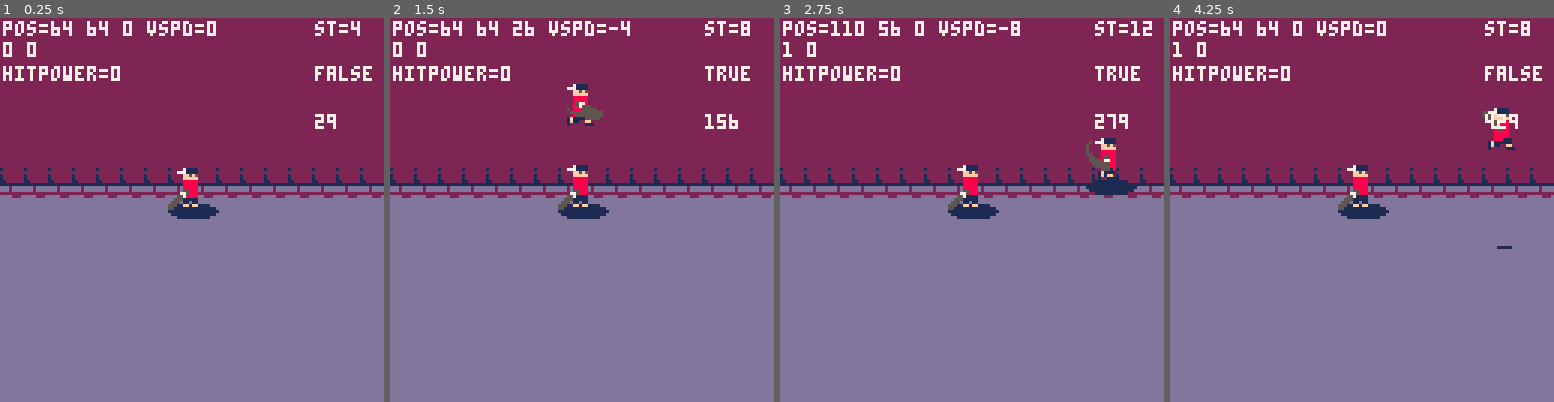
Above: before the commit, frames 1-4 (left to right).
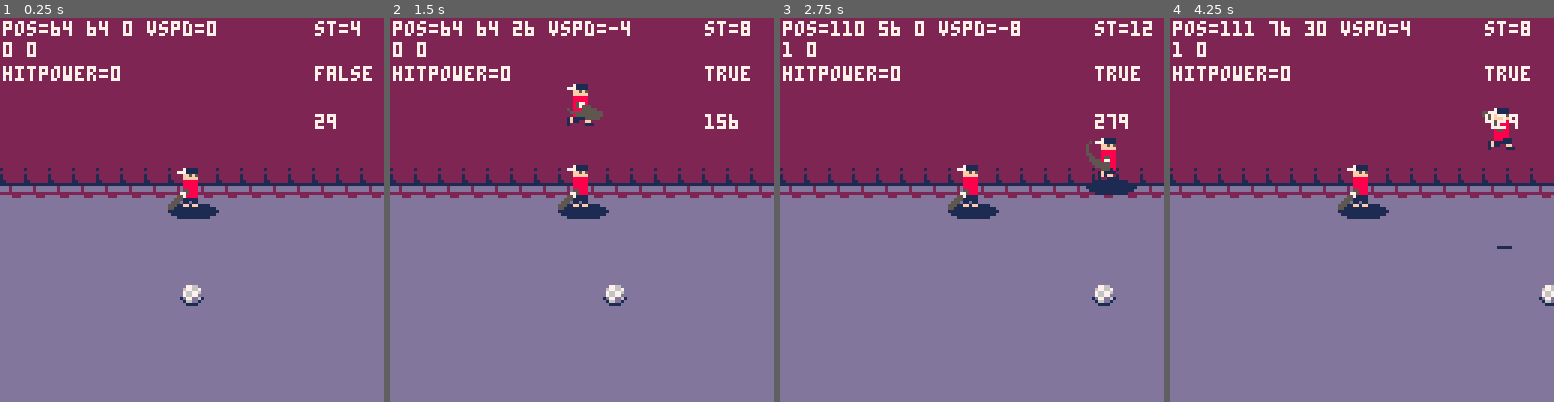
Above: after the commit, the same moments.

Repository: rodrigodmoreira/pico-8
Game: PICO-8 cartridge general/multilane_proto.p8
Two runs of this game, one before a commit and one after it. Both use one fixed random seed, a clock stepped at 60 frames per second and the inputs below.
Inputs:
- Up to frame 1 (0.25 s): no input
- Up to frame 2 (1.5 s): tap X (X key) at 0.33, 1.07 s; tap O (Z key) at 0.7 s
- Up to frame 3 (2.75 s): hold Right 1.6-2.1 s; tap O (Z key) at 1.7, 2.1, 2.5 s; tap X (X key) at 1.85 s; hold Up 2.15-2.42 s; hold Right from 2.47 s (still down)
- Up to frame 4 (4.25 s): tap O (Z key) every 0.4 s from 2.9 to 4.1 s; tap X (X key) at 2.97, 4.08 s; release Right at 3.03 s; hold Left 3.08-3.58 s; hold Down 3.63-3.97 s; hold Right from 4.02 s (still down)

The runs differ from the first frame. In frame 1, 0.2% of the frame differs, in the area x 46-54%, y 69-75%; in frame 2, 0.2%; in frame 3, 0.2%; in frame 4, 1.1%, in the area x 13-100%, y 0-75%.

Commit message:
Added flappy bird clone

Diff:
--- /dev/null
+++ b/general/flappy_bird.p8
@@ -0,0 +1,149 @@
+pico-8 cartridge // http://www.pico-8.com
+version 35
+__lua__
+-- init
+
+function _init()
+	init_game()
+	_draw = draw_game
+	_update = update_game
+end
+
+function init_game()
+	p = {
+		x = 24, y = 63,
+		vy = 0
+	}
+
+	points = 0
+
+	tbs = {
+		new_tb(128),
+		new_tb(128+64)
+	}
+end
+
+function new_tb(x)
+	return {
+		x=x,y=64+rnd(50)-25,
+		gap=30,counted=false
+	}
+end
+-->8
+-- draw
+
+function draw_game()
+	cls(12)
+
+	-- player
+	spr(1 + 6*time()%2, p.x,p.y)
+
+	-- tubes
+	for tb in all(tbs) do
+		draw_tb(tb)
+	end
+
+	-- points
+	print(
+		"◆"..points,
+		2,2, 1)
+end
+
+function draw_tb(tb)
+	-- upside
+		uy = tb.y-4 -tb.gap/2
+		spr(3,
+						tb.x,uy,
+						1,1, -- width/height
+						false,true) -- flip x/y
+		for i=1,12 do
+			spr(4,
+							tb.x,uy-8*i)
+		end
+
+		-- downside
+		dy = tb.y+4 +tb.gap/2
+		spr(3,
+						tb.x,dy)
+		for i=1,12 do
+			spr(4,
+							tb.x,dy+8*i)
+		end
+end
+
+-->8
+-- update
+
+function update_game()
+	p_update()
+
+	for tb in all(tbs) do
+			tb_update(tb)
+
+			if tb_close2player(tb, 2) then
+				if not tb_player_in_gap(tb,2) then
+					init_game()
+				elseif not tb.counted then
+					points += 1
+					tb.counted = true
+				end
+			end
+	end
+end
+
+function p_update()
+	-- jump
+	if btnp(❎)
+				or btnp(🅾️)
+				or btnp(⬆️) then
+		p.vy = -2.5
+		sfx(1)
+	end
+
+	-- gravity
+	p.vy += 0.15
+
+	-- update vertical pos
+	p.y += p.vy
+
+	-- limit height
+	p.y = min(max(0,p.y),127-8)
+end
+
+function tb_update(tb)
+	tb.x -= 2
+
+	if tb.x <= 0 - 8 then
+		tb.x = 128
+		tb.y = 64 + rnd(50) -25
+		tb.counted = false
+	end
+end
+
+function tb_close2player(tb, tolerance)
+	local p_lside = p.x
+	local p_rside = p.x+8
+
+	return p_lside <= tb.x+8 -tolerance
+				and p_rside >= tb.x +tolerance
+end
+
+function tb_player_in_gap(tb, tolerance)
+	local p_uside = p.y
+	local p_dside = p.y+8
+
+	return p_uside >= tb.y-tb.gap/2 -tolerance
+				and p_dside <= tb.y+tb.gap/2 +tolerance
+end
+__gfx__
+000000000000000000000000aaaaaaaa0abbbbb00000000000000000000000000000000000000000000000000000000000000000000000000000000000000000
+00000000000aaa000aa9aa00abbbbbbb0abbbbb00000000000000000000000000000000000000000000000000000000000000000000000000000000000000000
+007007000aaa55a00aaa55a0abbbbbbb0abbbbb00077770000777700000777000000000000000000000000000000000000000000000000000000000000000000
+00077000aa9a75a0a9aa75a0033333300abbbbb00777777707777770077777700000000000000000000000000000000000000000000000000000000000000000
+00077000a9aa8888aa9a88880bbbbbb00abbbbb07776677007667770766777770000000000000000000000000000000000000000000000000000000000000000
+007007000aaaaa000aaaaa000abbbbb00abbbbb00006660076666677007766000000000000000000000000000000000000000000000000000000000000000000
+000000000aaa0000000000000abbbbb00abbbbb00000000000000000000000000000000000000000000000000000000000000000000000000000000000000000
+0000000000000000000000000abbbbb00abbbbb00000000000000000000000000000000000000000000000000000000000000000000000000000000000000000
+
+
+
--- a/general/multilane_brawler.p8
+++ b/general/multilane_proto.p8
@@ -1,5 +1,5 @@
 pico-8 cartridge // http://www.pico-8.com
-version 32
+version 35
 __lua__
 -- init
 
@@ -16,6 +16,7 @@
 		player:new(),
 		player:new(1)
 	}
+	iball = ball:new(64,96,0)
 end
 
 -->8
@@ -26,6 +27,8 @@
 	for _,p in ipairs(plist) do
 		p:update()
 	end
+
+	iball:update()
 end
 
 -->8
@@ -36,10 +39,19 @@
 
 	map(0,0, 0,0, 16,16)
 
+	-- players
+	p1 = nil
 	for _,p in ipairs(plist) do
 		p:draw()
-	end
-	local p1=plist[1]
+		if p.id == 0 then
+			p1 = p
+		end
+	end
+
+	-- ball
+	iball:draw()
+
+	-- debug
 	print("pos="..p1.pos.x.." "..p1.pos.y.." "..p1.pos.z.." vspd="..p1.vspd, 1,1, 7)
 	local axis=get_player_gnd_axis()
 	print(axis.x.." "..axis.y, 1,8, 7)
@@ -103,9 +115,21 @@
 				if self.hitpower~=0 and not btn(🅾️, id) then
 					self.hitting=true
 					sfx(2)
-				end
-				if self.hitting and (ticks()-self.hit_start)>=100 then
-					self.hitting=false
+
+					-- check if hit the ball
+					if check_rect_coll(
+							iball.x, iball.y+iball.z, 8,8,
+							self.pos.x, self.pos.y, 16,16)
+					then
+						iball.vx = 10
+						iball.vz = 4
+					end
+				end
+				if self.hitting then
+					local elapsed = (ticks()-self.hit_start)
+
+					-- exit hit state
+					if (elapsed>=100) self.hitting=false
 				end
 				self.hitpower=_t(
 					btn(🅾️, id),
@@ -178,6 +202,45 @@
 	end
 }
 
+ball = {
+	new=function(self, x,y,z)
+		local o = {
+			x=x or 0, y=y or 0, z=z or 0,
+			vx=0, vy=0, vz=0,
+
+			update=function(self)
+				-- update position
+				self.x = clamp(
+					self.x + self.vx,
+					0,127
+				)
+				self.y = clamp(
+					self.y + self.vy,
+					0,127
+				)
+
+				-- update fake vertical spd and pos
+				self.z = clamp(
+					self.z + self.vz,
+					0,100
+				)
+
+				-- damp speed
+				self.vx = 0.1 * self.vx
+				self.vy = 0.1 * self.vy
+				self.vz = self.vz - 9 -- gravity
+			end,
+
+			draw=function(self)
+				spr(30,
+					self.x-4, self.y-8-self.z,
+					1,1)
+			end
+		}
+		return o
+	end
+}
+
 function get_player_gnd_axis(id)
 	id=id or 0
 	local axis=vec2:new()
@@ -211,6 +274,14 @@
 
 function get_frame_id(_max, spd, offset)
 	return flr((ticks()-(offset or 0))*spd)%_max
+end
+
+function check_rect_coll(x1,y1,w1,h1, x2,y2,w2,h2)
+	return (
+		x1 >= x2 or x1+w1 <= x2+w2
+		and
+		y1 >= y2 or y1+h1 <= y2+h2
+	)
 end
 
 --[[
@@ -244,14 +315,14 @@
 000008888800000000000fffff00000000000fffff00000000000fffff000000000008888800000000000fffff00000000000888880000000000000000000000
 00000888880000000000088888000000000008888800000000000888880000000000088888000000000008888800000000000888880000000000000000000000
 00000888880000000000088888000000000008888800000000000888880000000000088888000000000008888800000000000888880000000000000000000000
-00000888880000000000088888000000000008888800000000000888880000000000088888000000000008888800000000000888880000000000000000000000
-00000888880000000000088888000000000008888800000000000888880000000000088888000000000008888800000000000888880000000000000000000000
-00000888880000000000088888000000000008888800000000000888880000000000088811100000000008888800000000000111180000000000000000000000
-00000111110000000000011188000000000008888800000000000111110000000001f11111100000000001888100000000001f11110000000000000000000000
-00000111110000000000011111000000000001111100000000000111110000000001f1100ff00000000001111100000000001f1ff00000000000000000000000
-00000110110000000000011011000000000001101100000000000110110000000001000001110000000001101100000000001001110000000000000000000000
-00000ff0ff00000000000ff0ff00000000000ff0ff00000000000ff0ff000000000000000000000000000ff0ff00000000000000000000000000000000000000
-00000111111000000000011111100000000001111110000000000111111000000000000000000000000001111110000000000000000000000000000000000000
+000008888800000000000888880000000000088888000000000008888800000000000888880000000000088888000000000008888800000000dddd0000000000
+00000888880000000000088888000000000008888800000000000888880000000000088888000000000008888800000000000888880000000d7766d000000000
+0000088888000000000008888800000000000888880000000000088888000000000008881110000000000888880000000000011118000000d677667d00000000
+00000111110000000000011188000000000008888800000000000111110000000001f11111100000000001888100000000001f1111000000d766776d00000000
+00000111110000000000011111000000000001111100000000000111110000000001f1100ff00000000001111100000000001f1ff0000000d76677dd00000000
+00000110110000000000011011000000000001101100000000000110110000000001000001110000000001101100000000001001110000001d77dd6100000000
+00000ff0ff00000000000ff0ff00000000000ff0ff00000000000ff0ff000000000000000000000000000ff0ff00000000000000000000000166dd1000000000
+00000111111000000000011111100000000001111110000000000111111000000000000000000000000001111110000000000000000000000011110000000000
 00000000000000000000000000000000000000000000000000000000000000000000000000000000000000000000000000000000000000000000000000000000
 00000000000000000550000000000000050000000000000000000000000000000000000000000000000000000000000000000000000000000000000000000000
 00000000000000000555000000000000500000000000000000000000000000000000000000000055000000000000005500000000000000550000000000000000
Not shown, changed: the sound effects (__sfx__) section of general/flappy_bird.p8
